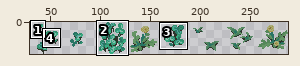
Sprite sheet -- grow_up_game_jam_2025/Assets/Sprites/NonPlayerPlants.png. Above, an overview of the earlier version with the close-up marked.
Close-up. Before the edit:
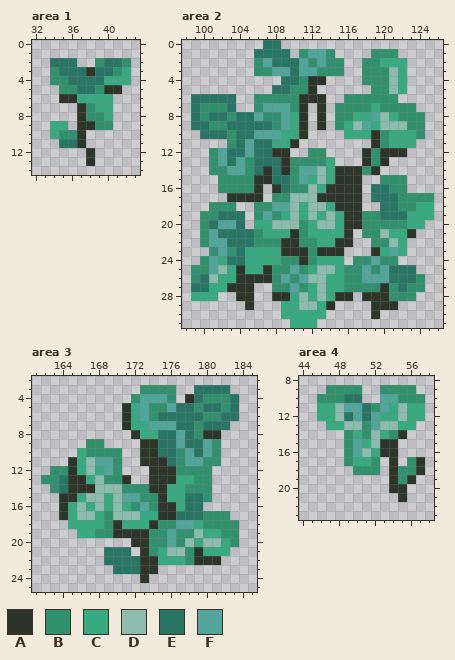
The file is 288x32 pixels. Colours within 5 levels of each other are drawn and written as one. Shown: area 1: x 32..43, y 0..14; area 2: x 98..126, y 0..31; area 3: x 161..185, y 2..25; area 4: x 44..58, y 8..23. The wide view leaves out empty margins. The commit also changed other parts of the picture, which this record leaves out.
Palette (. is transparent): A #2d342a  B #31906e  C #37aa81  D #8dbcae  E #297564  F #51a59a
And afterwards:
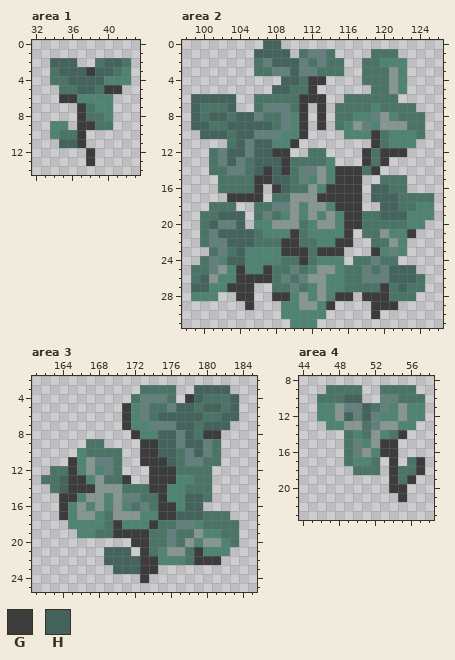
Colours new in this view: G #3c3c3c  H #43635c
Diff:
colour B: #31906e -> #4a7465
colour C: #37aa81 -> #508472
colour D: #8dbcae -> #889692
colour F: #51a59a -> #63807c
Area 1:
y 2: x 34..36 EEE -> HHH; x 40..41 EE -> HH
y 3: x 35..40 EEEAEE -> HHHGHH
y 4: x 36..39 EEEE -> HHHH
y 5: x 37..38 EE -> HH; x 40..41 AA -> GG
y 6: x 35..36 AA -> GG
y 7..8: x 37 A -> G
y 9: x 37..38 AA -> GG
y 10: x 37 A -> G
y 11: x 35..37 EEA -> HHG
y 12..13: x 38 A -> G
Area 2:
y 0: x 107..108 EE -> HH
y 1: x 106..109 EEEE -> HHHH
y 2: x 108..110 EEE -> HHH
y 3: x 110 E -> H
y 4: x 109..110 EE -> HH; x 112..113 AA -> GG
y 5: x 108..109 EE -> HH; x 112 A -> G
y 6: x 99..103 EEEEE -> HHHHH; x 111..113 AAA -> GGG
y 7: x 99 E -> H; x 103 E -> H; x 111 A -> G; x 113 A -> G
y 8: x 99 E -> H; x 101..102 EE -> HH; x 104..105 EE -> HH; x 111 A -> G; x 113 A -> G
y 9: x 99..100 EE -> HH; x 103..107 EEEEE -> HHHHH; x 111 A -> G; x 113 A -> G
y 10: x 100..102 EEE -> HHH; x 104..105 EE -> HH; x 111 A -> G; x 119 A -> G
y 11: x 104 E -> H; x 106..107 EE -> HH; x 110 A -> G; x 119 A -> G
y 12: x 103..104 EE -> HH; x 106..109 EEAA -> HHGG; x 118 A -> G; x 120..122 AAA -> GGG
y 13: x 103 E -> H; x 106..109 EEEA -> HHHG; x 118 A -> G; x 120 A -> G
y 14: x 106..109 EAEA -> HGHG; x 115..117 AAA -> GGG; x 119 A -> G
y 15: x 106..109 AAEE -> GGHH; x 115..117 AAA -> GGG
y 16: x 106 A -> G; x 108..109 AE -> GH; x 114..117 AAAA -> GGGG; x 119..120 EE -> HH
y 17: x 103..106 AAAA -> GGGG; x 113..117 AAAAA -> GGGGG; x 119..121 EEE -> HHH
y 18: x 115..117 AAA -> GGG; x 120..121 EE -> HH
y 19: x 102..104 EEE -> HHH; x 116..117 AA -> GG; x 120..122 EEE -> HHH
y 20: x 101 E -> H; x 104 E -> H; x 116..117 AA -> GG
y 21: x 102..105 EEEE -> HHHH; x 110 A -> G; x 116 A -> G; x 123 A -> G
y 22: x 103..105 EEE -> HHH; x 109..110 AA -> GG; x 115..116 AA -> GG
y 23: x 104 E -> H; x 109..111 AAA -> GGG; x 113..115 AAA -> GGG; x 119 A -> G
y 24: x 103..104 EE -> HH; x 111 A -> G
y 25: x 104 A -> G; x 107 A -> G; x 121..123 EEE -> HHH
y 26: x 100 E -> H; x 104..107 AAAA -> GGGG; x 121..123 EEE -> HHH
y 27: x 99..100 EE -> HH; x 103..105 AAA -> GGG; x 120 A -> G; x 122 E -> H
y 28: x 104..105 AA -> GG; x 108..109 AA -> GG; x 115..116 AA -> GG; x 118..120 AAA -> GGG
y 29: x 105 A -> G; x 114 A -> G; x 119..121 AAA -> GGG
y 30: x 119 A -> G
Area 3:
y 3: x 179..182 EEEE -> HHHH
y 4: x 178..179 AE -> GH; x 183 E -> H
y 5: x 171 A -> G; x 177..178 EE -> HH; x 180..181 EE -> HH; x 183 E -> H
y 6: x 171 A -> G; x 175..179 EEEEE -> HHHHH; x 182..183 EE -> HH
y 7: x 171 A -> G; x 177..178 EE -> HH; x 180..182 EEE -> HHH
y 8: x 172 A -> G; x 175..176 EE -> HH; x 178 E -> H; x 180..181 AA -> GG
y 9: x 173..176 AAEE -> GGHH; x 178..179 EE -> HH
y 10: x 173..176 AAEE -> GGHH; x 179 E -> H
y 11: x 165 A -> G; x 173..176 AAAE -> GGGH
y 12: x 165 A -> G; x 174..176 AAA -> GGG
y 13: x 164..166 EAA -> HGG; x 171 A -> G; x 174..176 AAA -> GGG
y 14: x 164..167 EAAA -> HGGG; x 174..175 AA -> GG
y 15: x 164..165 AA -> GG; x 175 A -> G; x 178..179 EE -> HH
y 16: x 164 A -> G; x 175..176 AA -> GG; x 178..179 EE -> HH
y 17: x 164 A -> G; x 175..179 AAEEE -> GGHHH
y 18: x 170 A -> G; x 174 A -> G
y 19: x 170..173 AAAA -> GGGG
y 20: x 172..173 AA -> GG
y 21: x 169..171 EEE -> HHH; x 173 A -> G; x 179 A -> G
y 22: x 169..174 EEEEAA -> HHHHGG; x 179..181 AAA -> GGG
y 23: x 170..174 EEEAA -> HHHGG
y 24: x 173 A -> G
Area 4:
y 10: x 49..50 EE -> HH
y 11: x 51 E -> H
y 12: x 49 E -> H; x 51 E -> H
y 14: x 55 A -> G
y 15..16: x 53..54 AA -> GG
y 17..18: x 54 A -> G; x 57 A -> G
y 19: x 54 A -> G; x 56 A -> G
y 20: x 54..55 AA -> GG
y 21: x 55 A -> G
Changed places in both close-ups, as pixel boxes (x1, y1, x2, y2):
changed: (50, 58, 131, 166)
changed: (191, 40, 434, 328)
changed: (41, 385, 239, 583)
changed: (317, 385, 425, 502)
